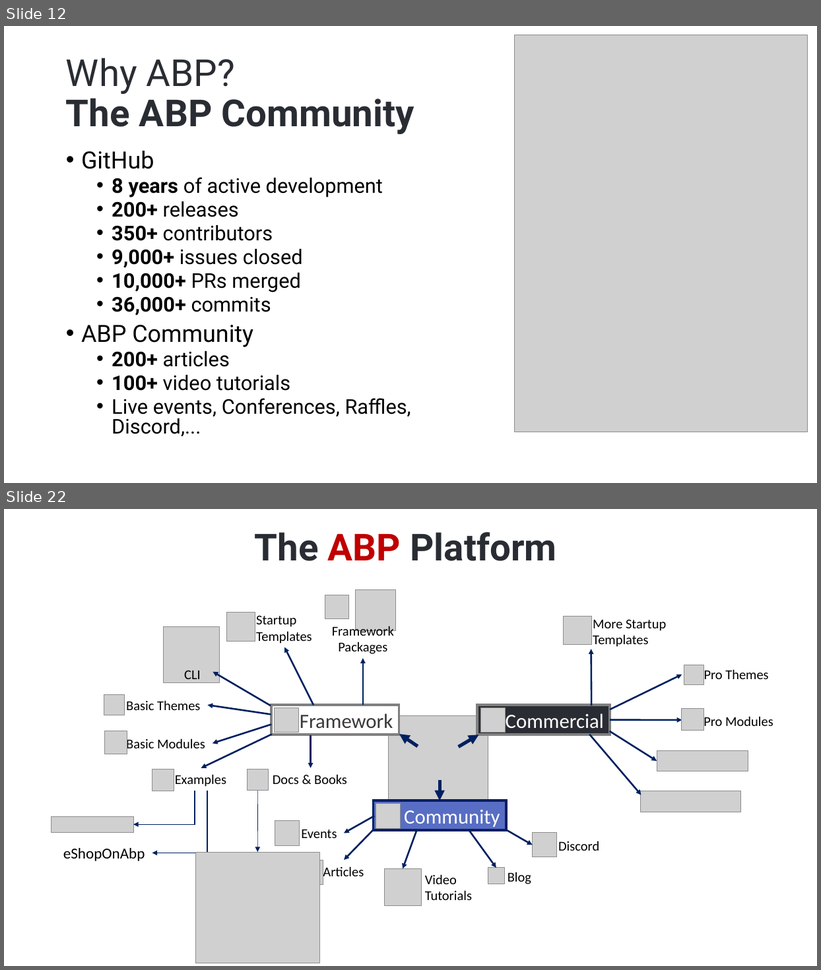
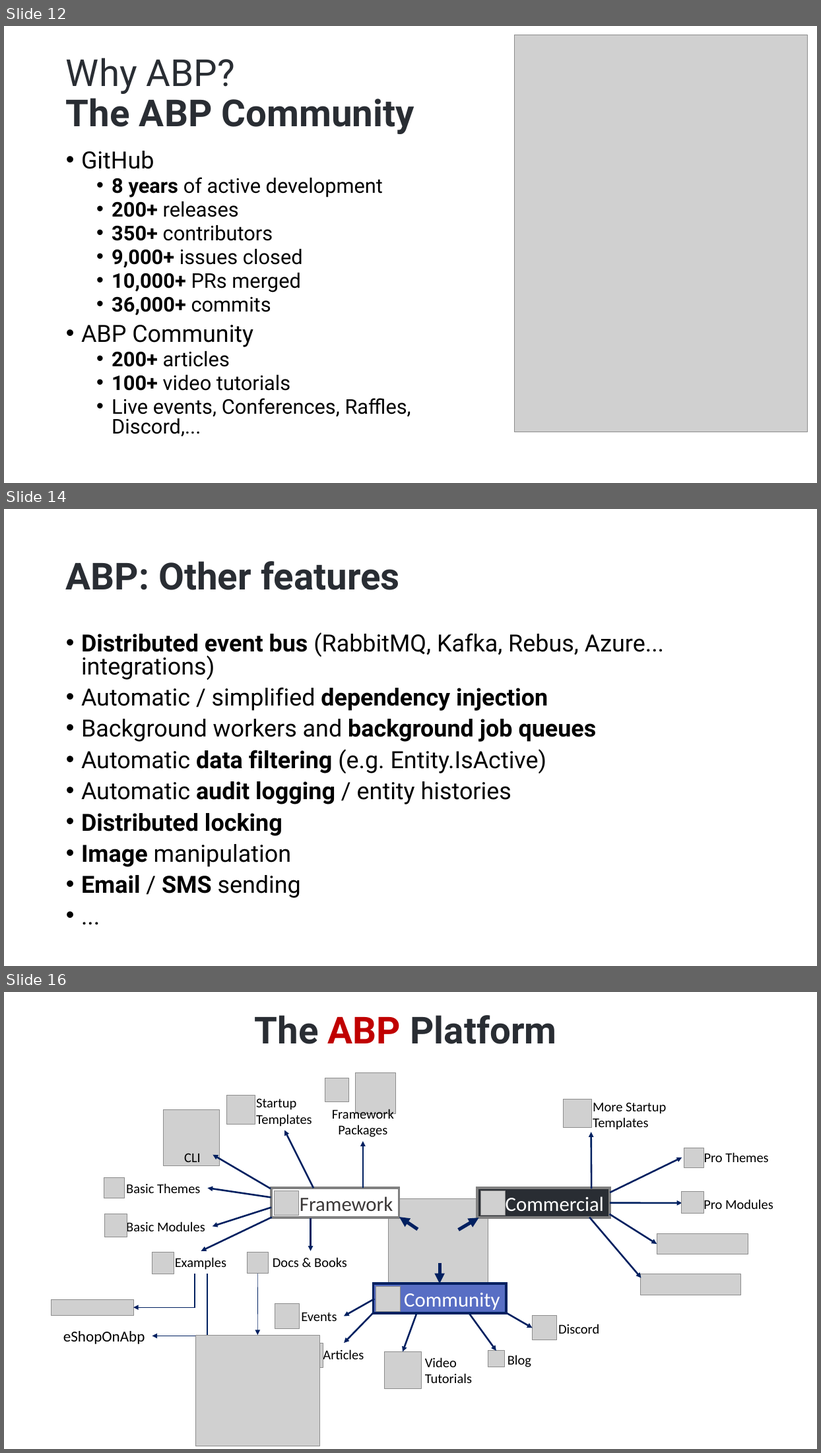
Before and after one commit to hikalkan/presentations, a slide deck: 2024-07-17 WeAreDevelopers Berlin/ABP.pptx. Shown one above the other, each under a label of ours: slides 12 and 22 before the commit, slides 12, 14 and 16 after it; the slides between them are not shown. The pictures are 821x970 and 821x1453 pixels, drawn with LibreOffice and Linux fonts; fonts in the diff are those of the drawing; grey boxes stand for pictures; background and template pictures are left out. Boxes give left, top, right and bottom in pixels: in the first picture for what was removed or moved away, otherwise in the second. Text is boxed around its words. In the diff, an @@ line names an element or a change of style, - is before the commit and + after.

```diff
--- a/2024-07-17 WeAreDevelopers Berlin/ABP.pptx
+++ b/2024-07-17 WeAreDevelopers Berlin/ABP.pptx
@@ slide 14 added at (x1=4, y1=509, x2=817, y2=966), background picture (left out) @@
@@ title added at (x1=66, y1=561, x2=400, y2=590), 44 pt, text #292D33, bold @@
+ABP: Other features
@@ text added at (x1=81, y1=632, x2=664, y2=898), 28 pt, text #000000 @@
+• Distributed event bus (RabbitMQ, Kafka, Rebus, Azure... integrations)
+• Automatic / simplified dependency injection
+• Background workers and background job queues
+• Automatic data filtering (e.g. Entity.IsActive)
+• Automatic audit logging / entity histories
+• Distributed locking
+• Image manipulation
+• Email / SMS sending
+• ...
@@ what was slide 22 is now slide 16 @@
```
Also in this commit, not shown: 2 slides changed, 2 other slides added, 7 slides removed.
